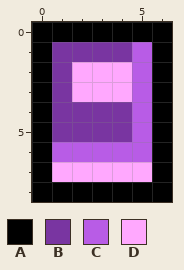
Pixel-art file, stored at assets/sprites/projects/diary.aseprite. The picture above is the old version.
7x9 pixels, 1 frame.
Palette (. is transparent): A #000000  B #7935a1  C #b85ce6  D #ffa8fe
Pixels before, first column x 0:
0 AAAAAAA
1 ABBBBCA
2 ABDDDCA
3 ABDDDCA
4 ABBBBCA
5 ABBBBCA
6 ACCCCCA
7 ADDDDDA
8 AAAAAAA
After the commit:
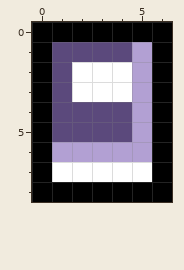
The exact change:
layer "Layer 2" colour added
colour B: #7935a1 -> #5b497c
colour C: #b85ce6 -> #b2a0d3
colour D: #ffa8fe -> #ffffff
